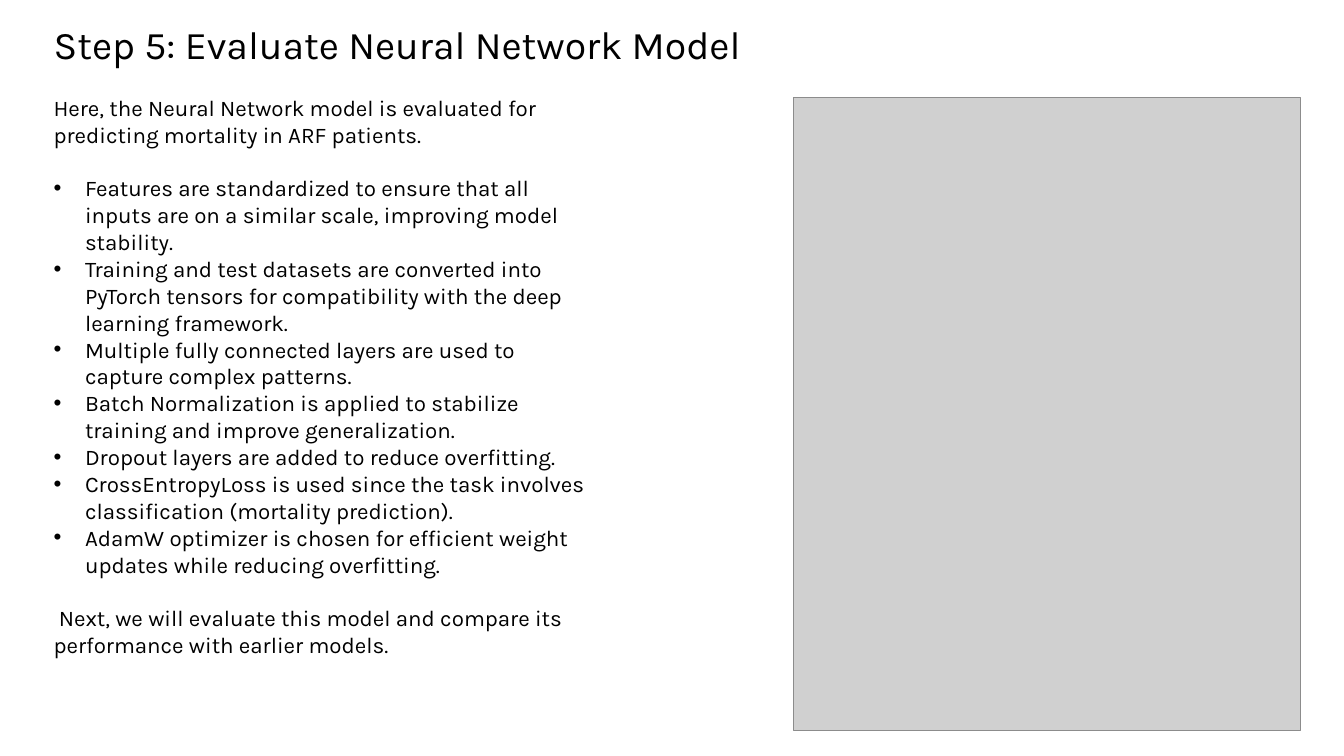
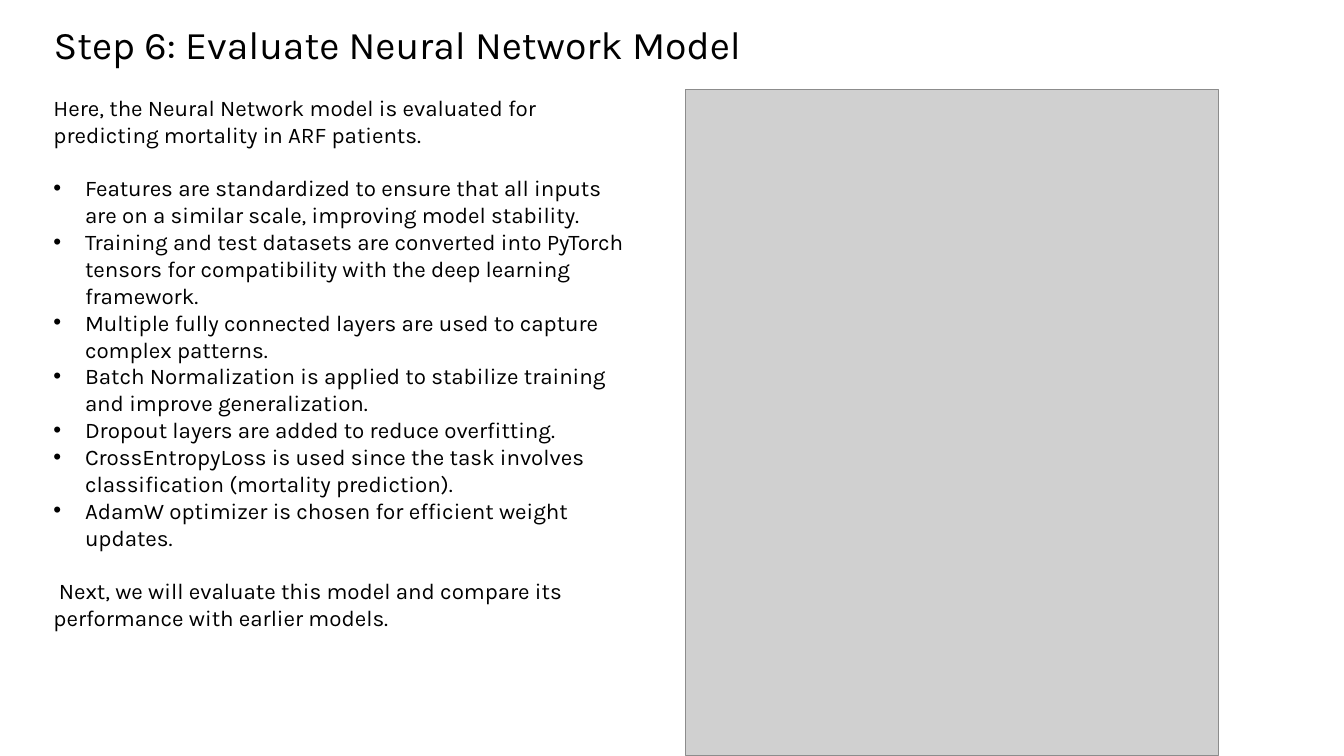
Before and after one commit to AnkitaSavaliya/AIH, a slide deck: slide 19 of ML-DL_MIMIC-IV_ARF_MORTALITY_PREDICTION.pptx. Drawn at 1344x756 pixels with LibreOffice and Linux fonts; fonts in the diff are those of the drawing; grey boxes stand for pictures. Boxes give left, top, right and bottom in pixels: in the first picture for what was removed or moved away, otherwise in the second. Text is boxed around its words. In the diff, an @@ line names an element or a change of style, - is before the commit and + after.

```diff
--- a/ML-DL_MIMIC-IV_ARF_MORTALITY_PREDICTION.pptx
+++ b/ML-DL_MIMIC-IV_ARF_MORTALITY_PREDICTION.pptx
@@ text at (54, 32, 741, 69): text changed @@
-Step 5: Evaluate Neural Network Model
+Step 6: Evaluate Neural Network Model
@@ picture: place and size @@
-picture at (795, 98, 1301, 731)
+picture at (686, 90, 1218, 756)
@@ text at (85, 503, 568, 552): text changed @@
-• AdamW optimizer is chosen for efficient weight updates while reducing overfitting.
+• AdamW optimizer is chosen for efficient weight updates.
```
Also in this commit, not shown: 18 other slides changed, 1 other file.
